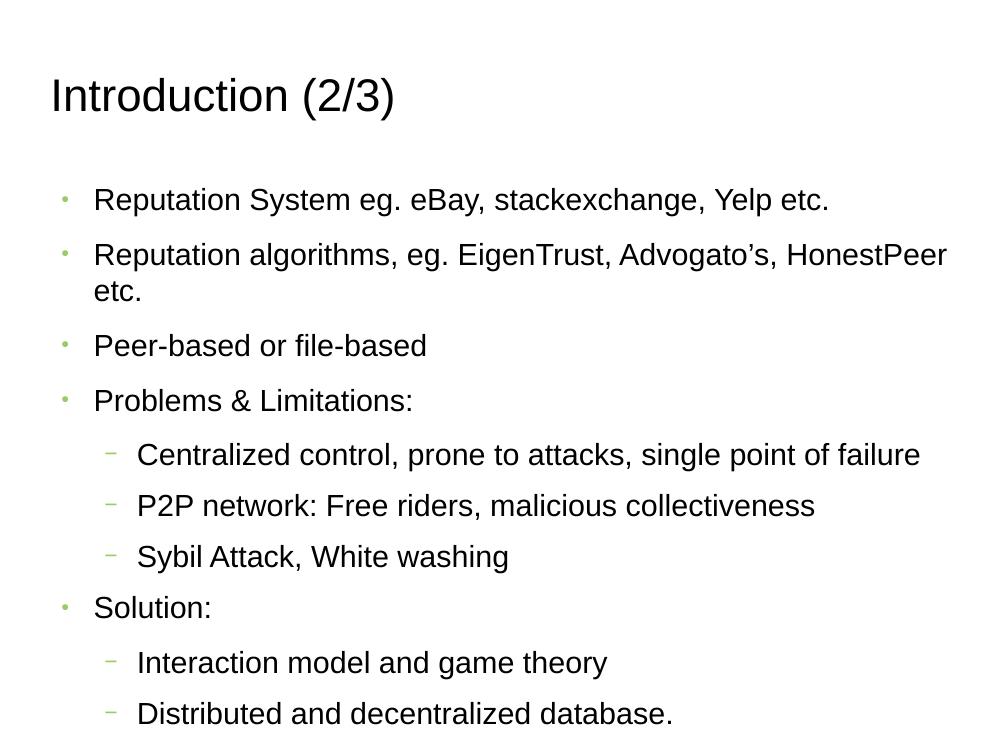
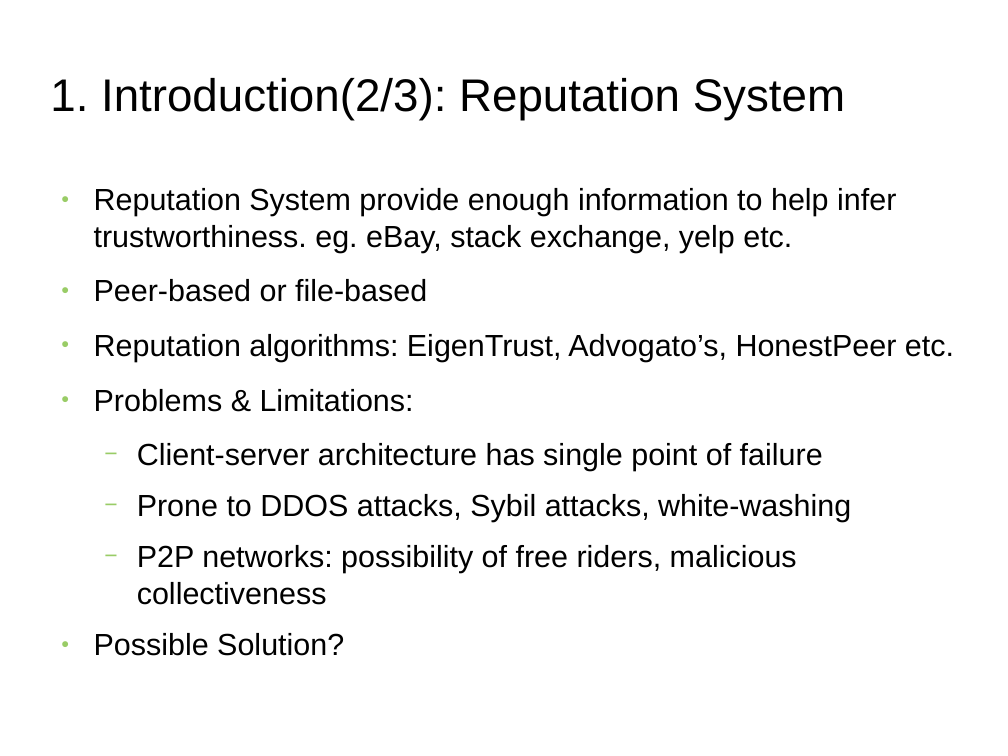
Before and after one commit to s2-t2/blockchain_reputation_system, a slide deck: slide 6 of documents/Presentation/Presentation.odp (slide 4 before the commit). Drawn at 1008x756 pixels with LibreOffice and Linux fonts; fonts in the diff are those of the drawing; background and template pictures are left out. Boxes give left, top, right and bottom in pixels: in the first picture for what was removed or moved away, otherwise in the second. Text is boxed around its words. In the diff, an @@ line names an element or a change of style, - is before the commit and + after.

Commit message:
presentation update

```diff
--- a/documents/Presentation/Presentation.odp
+++ b/documents/Presentation/Presentation.odp
@@ title at (50, 78, 845, 121): text changed @@
-Introduction (2/3)
+1. Introduction(2/3): Reputation System
@@ text at (94, 188, 896, 253): text changed @@
-● Reputation System eg. eBay, stackexchange, Yelp etc.
-● Reputation algorithms, eg. EigenTrust, Advogato’s, HonestPeer etc.
+● Reputation System provide enough information to help infer trustworthiness. eg. eBay, stack exchange, yelp etc.
@@ text at (94, 334, 954, 362): paragraph added @@
+● Reputation algorithms: EigenTrust, Advogato’s, HonestPeer etc.
@@ text at (137, 443, 851, 605): text changed @@
-  − Centralized control, prone to attacks, single point of failure
-  − P2P network: Free riders, malicious collectiveness
-  − Sybil Attack, White washing
-● Solution:
-  − Interaction model and game theory
-  − Distributed and decentralized database.
+  − Client-server architecture has single point of failure
+  − Prone to DDOS attacks, Sybil attacks, white-washing
+  − P2P networks: possibility of free riders, malicious collectiveness
+● Possible Solution?
```
Also in this commit, not shown: 6 other slides changed, 8 slides added, 6 slides removed, 8 other files.
